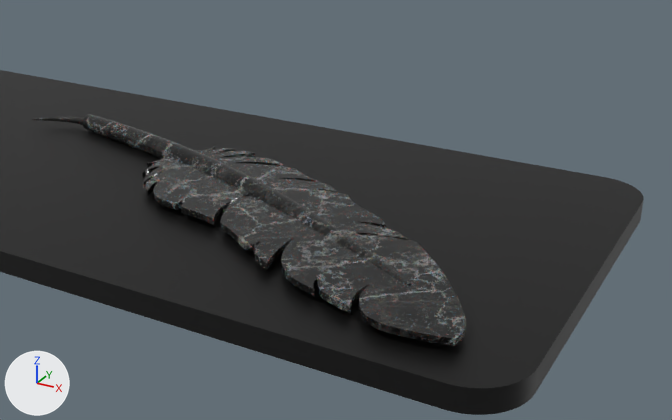
Renders of the Blender file quillOnTray.blend from each side of a commit.
Before and after are seen from a camera (50 mm lens) standing at (6.32, -6.65, 3.45) and looking at (2.56, 0.18, 0.03). Lighting does not change. The marker at lower left points along +X, +Y and +Z.

The first picture shows 'Cube', 'quill'.
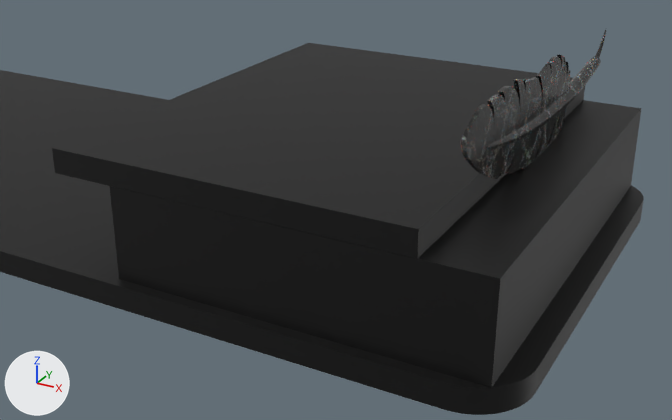
What differs and where, as boxes (x1, y1, x2, y2) in the pictures (672 x 420 px):
'Cube.001', added (black)
    after: (109, 100, 641, 388)
'Cube.002', added (black)
    after: (52, 43, 585, 259)
'quill', moved, turned, rescaled
    before: (32, 114, 466, 346)
    after: (461, 30, 606, 179)
'Cube', unchanged, covered by the edit
    both: (0, 70, 644, 415)

Patch to the scene script:
```diff
--- a/quillOnTray.blend.py
+++ b/quillOnTray.blend.py
@@ mat_tabletray_001 @@
+mat_tabletray_001 = principled_material('TableTray.001')
+mat_tabletray_001.base_color = (0.0, 0.0, 0.0)  # black #000000
@@ me_cube_001 @@
+me_cube_001.from_pydata(...)  # a box spanning x -1.0..1.0, y -1.0..1.0, z -1.0..1.0
+me_cube_001.materials.append(mat_tabletray_001)  # black #000000
@@ ob_quill @@
 ob_quill = bpy.data.objects.new('quill', me_quill)
-ob_quill.location = (-0.096, 0.527, 0.097)
-ob_quill.rotation_euler = (1.571, 0.0, 1.571)  # degrees (90, 0, 90)
-ob_quill.scale = (0.7, 0.7, 0.7)
+ob_quill.location = (4.303, 1.441, 1.192)
+ob_quill.rotation_euler = (0.0, 1.908, -1.571)  # degrees (0, 109, -90)
+ob_quill.scale = (0.4, 0.4, 0.4)
@@ ob_cube_001 @@
+ob_cube_001 = bpy.data.objects.new('Cube.001', me_cube_001)
+ob_cube_001.location = (3.318, -0.008, 0.468)
+ob_cube_001.scale = (1.5, 1.9, 0.4)
@@ ob_cube_002 @@
+ob_cube_002 = bpy.data.objects.new('Cube.002', me_cube_001.copy())
+ob_cube_002.location = (2.783, -0.008, 0.969)
+ob_cube_002.scale = (1.5, 1.9, 0.1)
```
